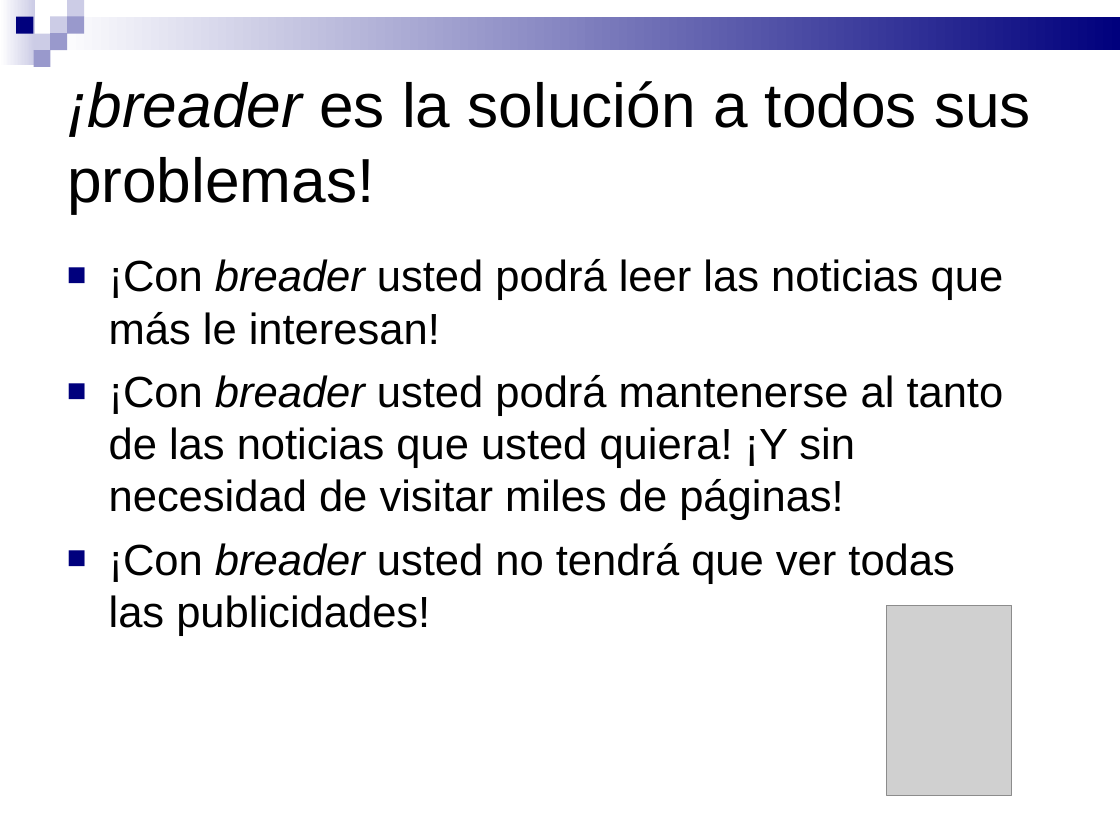
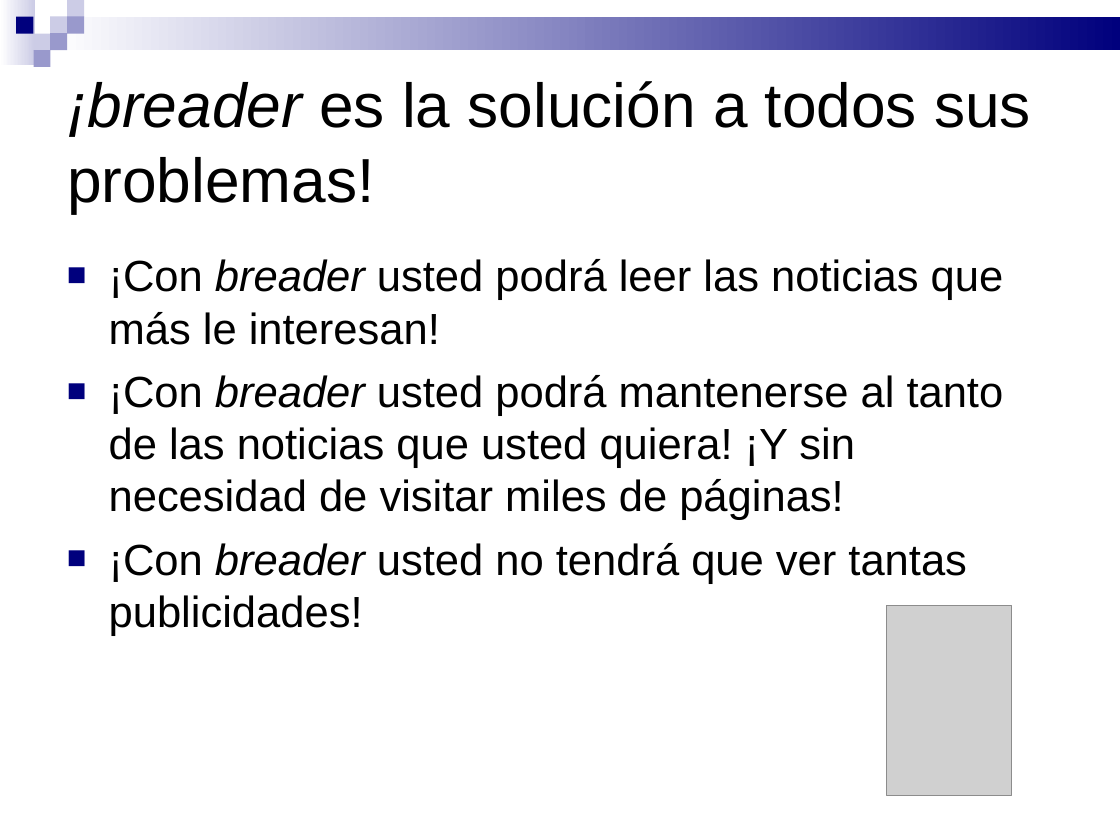
Before and after one commit to pablorusso/breader, a slide deck: slide 5 of disenio/presentacion.ppt. Drawn at 1120x840 pixels with LibreOffice and Linux fonts; fonts in the diff are those of the drawing; grey boxes stand for pictures. Boxes give left, top, right and bottom in pixels: in the first picture for what was removed or moved away, otherwise in the second. Text is boxed around its words. In the diff, an @@ line names an element or a change of style, - is before the commit and + after.

Commit message:
Cambiamos, ahora es una presentación introductoria a la demo

```diff
--- a/disenio/presentacion.ppt
+++ b/disenio/presentacion.ppt
@@ text at <box>109,543,966,636</box>: text changed @@
-■ ¡Con breader usted no tendrá que ver todas las publicidades!
+■ ¡Con breader usted no tendrá que ver tantas publicidades!
```
